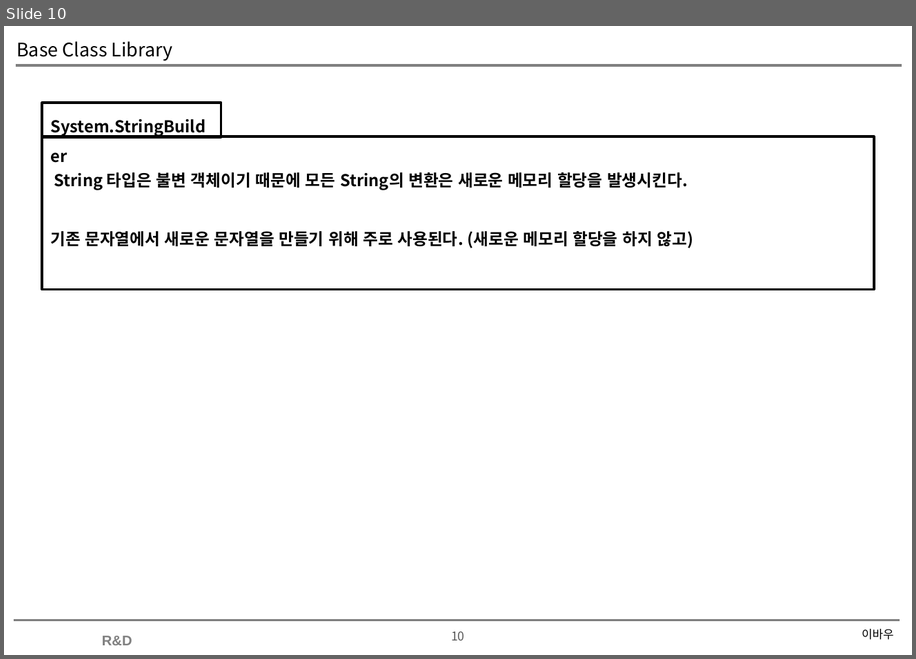
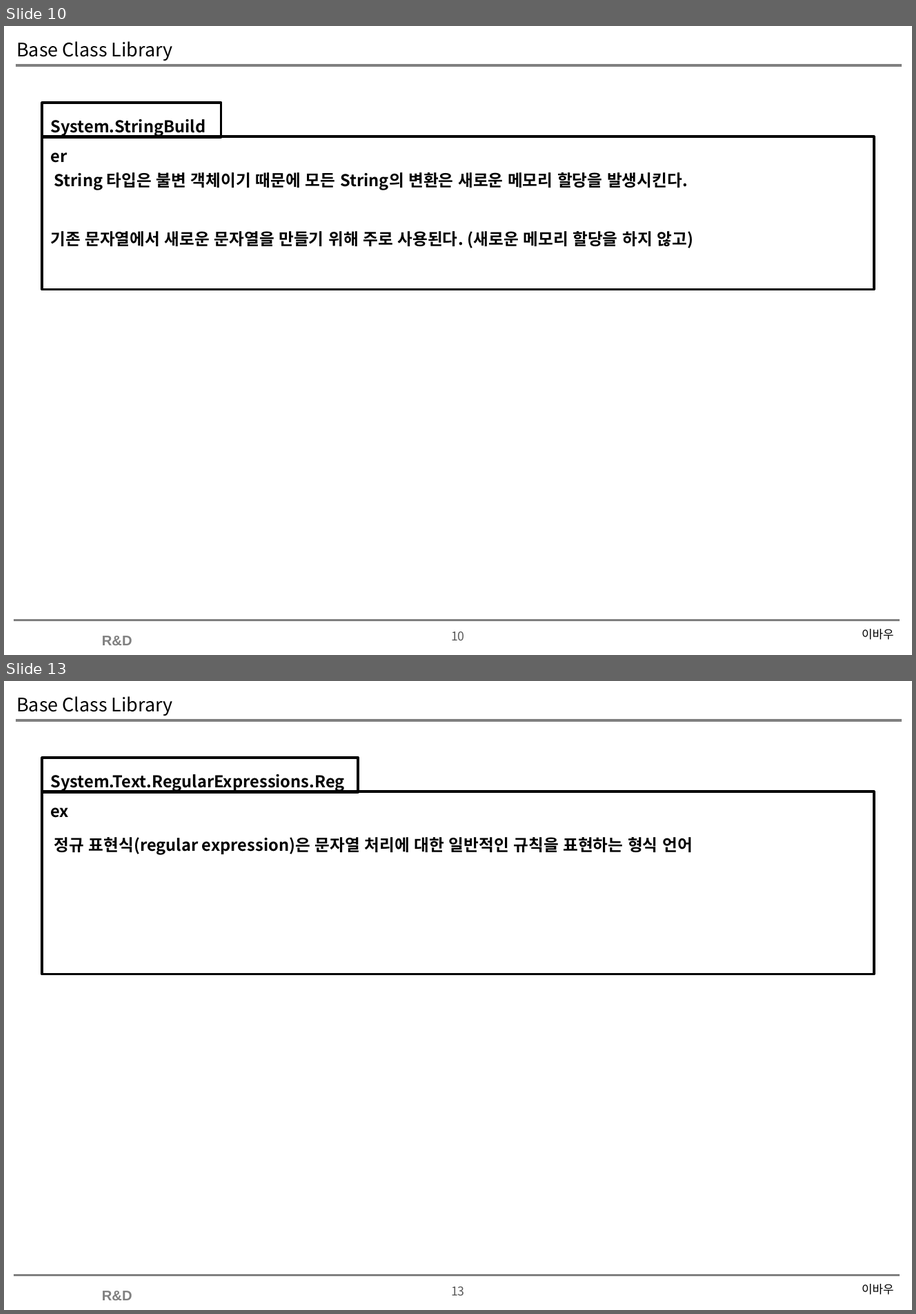
Before and after one commit to soultomind/CSharpStudy, a slide deck: CSharpStudy.Day20200627/Base Class Library.pptx. Shown one above the other, each under a label of ours: slide 10 before the commit, slides 10 and 13 after it; the slides between them are not shown. The pictures are 916x659 and 916x1314 pixels, drawn with LibreOffice and Linux fonts; fonts in the diff are those of the drawing; background and template pictures are left out. Boxes give left, top, right and bottom in pixels: in the first picture for what was removed or moved away, otherwise in the second. Text is boxed around its words. In the diff, an @@ line names an element or a change of style, - is before the commit and + after.

```diff
--- a/CSharpStudy.Day20200627/Base Class Library.pptx
+++ b/CSharpStudy.Day20200627/Base Class Library.pptx
@@ slide 13 added at [4,681,912,1310], background #FFFFFF; not listed: 4 template elements that a slide beside it also shows @@
@@ title added at [16,696,173,716], 16 pt, text #000000 @@
+Base Class Library
@@ rectangle added at [43,758,359,793], outline #000000 2.25 pt, 14 pt, text #000000, bold @@
+System.Text.RegularExpressions.Regex
@@ rectangle added at [43,791,874,974], outline #000000 2.25 pt, 14 pt, text #000000, bold @@
+정규 표현식(regular expression)은 문자열 처리에 대한 일반적인 규칙을 표현하는 형식 언어
@@ text added at [862,1283,893,1294], 10 pt, text #000000 @@
+이바우
```
Also in this commit, not shown: 4 slides changed, 3 other slides added, 2 other files.
